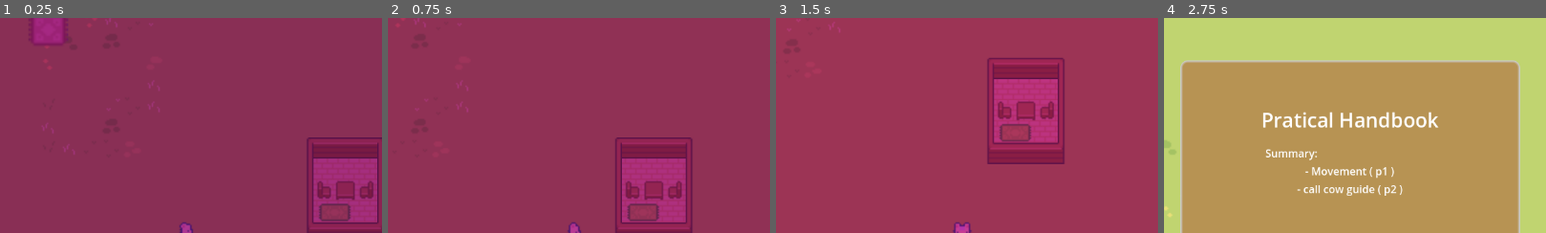
Above: before the commit, frames 1-4 (left to right).
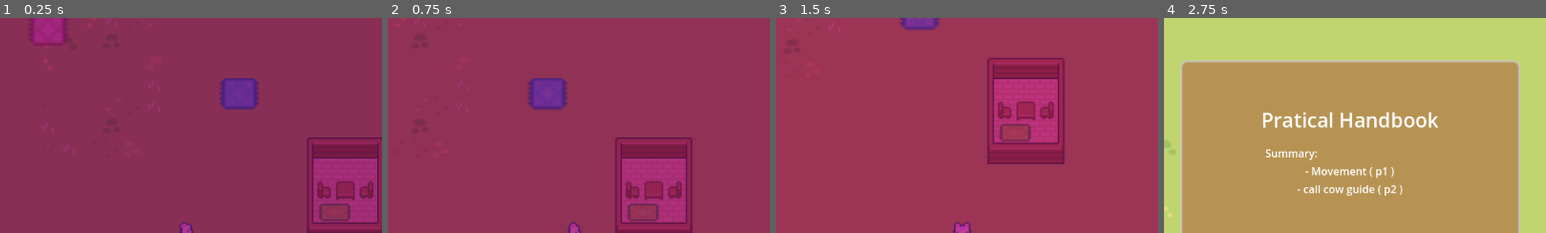
Above: after the commit, the same moments.

Repository: sentinelle28/cowherder
Game: Godot game, scene res://scene/scene_2d/gameplay_scene/gameplay_scene.tscn
Two runs of this game, one before a commit and one after it. Both use one fixed random seed, a clock stepped at 60 frames per second and the inputs below. This scene is started directly instead of the project's main scene.
Inputs:
- Up to frame 1 (0.25 s): no input
- Up to frame 2 (0.75 s): tap Enter at 0.5 s; hold Right (ui_right) from 0.53 s (still down); tap E (next_tool) at 0.6 s
- Up to frame 3 (1.5 s): tap Space at 1.25 s; release Right (ui_right) at 1.28 s; hold Down (ui_down) from 1.28 s (still down); tap Q (previous_tool) at 1.35 s
- Up to frame 4 (2.75 s): release Down (ui_down) at 2.03 s; hold Right (ui_right) from 2.03 s (still down); tap R (use_tool) at 2.1 s
The pictures show only the part of the screen within x 26-76%, y 0-50%; the shares and areas given below are measured in that part.

The runs differ from the first frame. In frame 1, 1.4% of the frame differs, in the area x 57-68%, y 28-43%; in frame 2, 1.4%, in the area x 36-47%, y 28-43%; in frame 3, 0.5%; in frame 4, nothing differs.
Error before the commit: Attempt to call function 'get_price' in base 'null instance' on a null instance. (res://component/shoprelated/stall/buying_stall.gd:4)

Commit message:
added selling

Diff:
--- a/autolaud/inventory/inventory.gd
+++ b/autolaud/inventory/inventory.gd
@@ -85,3 +85,9 @@
 
 func _buy(price:int)->void:
 	player_money -= price
+
+func get_variety_number()->int:
+	return len(MilkName)
+
+func get_milk_with_index(index:int)->String:
+	return MilkName[index]
--- /dev/null
+++ b/autolaud/shop_related/sell_inventory.gd
@@ -0,0 +1,54 @@
+extends CanvasLayer
+
+@export var milk_under:Texture2D
+@export var milk_over:Texture2D
+
+var last_cliked_item:int = 0
+var list_of_milk:Array[String] = ["Common"]
+
+
+func _process(_delta: float) -> void:
+	if Input.is_action_just_pressed("escape"):
+		_quit()
+
+
+func _on_actual_item_list_item_clicked(index: int, _at_position: Vector2, _mouse_button_index: int) -> void:
+	last_cliked_item = index
+
+func _sell()->void:
+	Inventory._sell(list_of_milk[last_cliked_item])
+
+func _add_new_milk(milk_name:String)->void:
+	list_of_milk.append(milk_name)
+	$Panel/background.add_item("",milk_under,false)
+	$Panel/actual_item_list.add_item(milk_name + " milk",milk_over)
+	$Panel/background.set_item_custom_bg_color(len(list_of_milk) - 1,Inventory.get_milk_color(milk_name))
+
+func _update()->void:
+	if Inventory.get_variety_number() != len(list_of_milk):
+		_update_milk()
+
+
+func _update_milk()->void:
+	for i:int in range(len(list_of_milk),Inventory.get_variety_number()):
+		_add_new_milk(Inventory.get_milk_with_index(i))
+
+func _quit()->void:
+	hide()
+	get_tree().paused = false
+	Daycycle._start()
+
+func _activate()->void:
+	show()
+	Daycycle._stop()
+	get_tree().paused = true
+	_update()
+
+
+
+func _on_sell_button_pressed() -> void:
+	_sell()
+	_update_milk_counter()
+
+func _update_milk_counter()->void:
+	$Panel/Panel/Milk_in.text = str(Inventory.get_amount_of_milk(list_of_milk[last_cliked_item]))
--- /dev/null
+++ b/autolaud/shop_related/sell_inventory.tscn
@@ -0,0 +1,113 @@
+[gd_scene load_steps=7 format=3 uid="uid://4ho2njmsbnt7"]
+
+[ext_resource type="Texture2D" uid="uid://6dni6ljuoxa1" path="res://asset/milk/milk_background.png" id="1_5ev4l"]
+[ext_resource type="Script" path="res://autolaud/shop_related/sell_inventory.gd" id="1_nfc8l"]
+[ext_resource type="Texture2D" uid="uid://bwdifoc5l0quk" path="res://asset/milk/milk_over.png" id="2_v04fl"]
+
+[sub_resource type="StyleBoxEmpty" id="StyleBoxEmpty_xyvcf"]
+
+[sub_resource type="StyleBoxEmpty" id="StyleBoxEmpty_017yn"]
+
+[sub_resource type="StyleBoxFlat" id="StyleBoxFlat_r8ps6"]
+bg_color = Color(0.6, 0.6, 0.6, 0)
+
+[node name="sell_inventory" type="CanvasLayer"]
+process_mode = 2
+visible = false
+script = ExtResource("1_nfc8l")
+milk_under = ExtResource("2_v04fl")
+milk_over = ExtResource("1_5ev4l")
+
+[node name="Panel" type="Panel" parent="."]
+anchors_preset = 8
+anchor_left = 0.5
+anchor_top = 0.5
+anchor_right = 0.5
+anchor_bottom = 0.5
+offset_left = -192.0
+offset_top = -260.0
+offset_right = 192.0
+offset_bottom = 192.0
+grow_horizontal = 2
+grow_vertical = 2
+size_flags_horizontal = 4
+
+[node name="sell_button" type="Button" parent="Panel"]
+layout_mode = 1
+anchors_preset = 5
+anchor_left = 0.5
+anchor_right = 0.5
+offset_left = -17.5
+offset_right = 17.5
+offset_bottom = 31.0
+grow_horizontal = 2
+text = "Sell"
+
+[node name="Panel" type="Panel" parent="Panel"]
+layout_mode = 0
+offset_left = 32.0
+offset_top = 16.0
+offset_right = 120.0
+offset_bottom = 56.0
+
+[node name="Milk_in" type="Label" parent="Panel/Panel"]
+layout_mode = 1
+anchors_preset = 8
+anchor_left = 0.5
+anchor_top = 0.5
+anchor_right = 0.5
+anchor_bottom = 0.5
+offset_left = -20.0
+offset_top = -11.5
+offset_right = 20.0
+offset_bottom = 11.5
+grow_horizontal = 2
+grow_vertical = 2
+text = "0"
+horizontal_alignment = 1
+
+[node name="background" type="ItemList" parent="Panel"]
+process_mode = 4
+show_behind_parent = true
+z_index = -1
+layout_mode = 1
+anchors_preset = 8
+anchor_left = 0.5
+anchor_top = 0.5
+anchor_right = 0.5
+anchor_bottom = 0.5
+offset_left = -168.0
+offset_top = -154.0
+offset_right = 168.0
+offset_bottom = 206.0
+grow_horizontal = 2
+grow_vertical = 2
+theme_override_styles/focus = SubResource("StyleBoxEmpty_xyvcf")
+theme_override_styles/panel = SubResource("StyleBoxEmpty_017yn")
+allow_search = false
+item_count = 1
+icon_scale = 2.0
+item_0/icon = ExtResource("2_v04fl")
+item_0/selectable = false
+
+[node name="actual_item_list" type="ItemList" parent="Panel"]
+layout_mode = 1
+anchors_preset = 8
+anchor_left = 0.5
+anchor_top = 0.5
+anchor_right = 0.5
+anchor_bottom = 0.5
+offset_left = -168.0
+offset_top = -154.0
+offset_right = 168.0
+offset_bottom = 206.0
+grow_horizontal = 2
+grow_vertical = 2
+theme_override_styles/panel = SubResource("StyleBoxFlat_r8ps6")
+item_count = 1
+icon_scale = 2.0
+item_0/text = "Common milk"
+item_0/icon = ExtResource("1_5ev4l")
+
+[connection signal="pressed" from="Panel/sell_button" to="." method="_on_sell_button_pressed"]
+[connection signal="item_clicked" from="Panel/actual_item_list" to="." method="_on_actual_item_list_item_clicked"]
--- a/autolaud/tool_inventory/tool_inventory.gd
+++ b/autolaud/tool_inventory/tool_inventory.gd
@@ -1,6 +1,7 @@
 extends CanvasLayer
 
 var current_tool:int = 0
+signal change_tool
 @onready var max_tool:int = len(texture_array)
 @export var texture_array:Array[Texture2D] = []
 func _ready() -> void:
@@ -19,6 +20,7 @@
 		_change_tool(-1)
 
 func _change_tool(value:int)->void:
+	emit_signal("change_tool")
 	current_tool += value
 	if current_tool < 0:
 		current_tool = max_tool - 1
--- a/component/shoprelated/stall/buying_stall.gd
+++ b/component/shoprelated/stall/buying_stall.gd
@@ -1,7 +1,8 @@
 extends StallBase
 
 func _ready() -> void:
-	$Label.text = str($stock.get_child(0).get_price())
+	if $stock.get_child_count() > 0:
+		$Label.text = str($stock.get_child(0).get_price())
 
 func _interaction_with_player()->void:
 	if player != null and has_stock():
--- a/component/shoprelated/stall/selling_stall.gd
+++ b/component/shoprelated/stall/selling_stall.gd
@@ -1,5 +1,12 @@
 extends StallBase
 
+func _ready() -> void:
+	ToolInventory.connect("change_tool",_change_mode)
 
 func _interaction_with_player()->void:
-	pass
+	if player != null:
+		SellInventory._activate()
+
+func _change_mode()->void:
+	if ToolInventory.get_current_tool() == 4:
+		$Label.visible = not $Label.visible
--- a/component/shoprelated/stall/selling_stall.tscn
+++ b/component/shoprelated/stall/selling_stall.tscn
@@ -7,9 +7,11 @@
 script = ExtResource("2_ekypb")
 
 [node name="Sprite2D" parent="." index="2"]
+z_index = -1
 frame = 56
 
 [node name="Label" parent="." index="3"]
+visible = false
 offset_left = -48.0
 offset_right = 59.0
 text = "Press R to sell"
--- a/project.godot
+++ b/project.godot
@@ -22,6 +22,7 @@
 Inventory="*res://autolaud/inventory/inventory.gd"
 ToolInventory="*res://autolaud/tool_inventory/tool_inventory.tscn"
 Handbook="*res://autolaud/handbook/handbook.tscn"
+SellInventory="*res://autolaud/shop_related/sell_inventory.tscn"
 
 [display]
 
--- a/scene/scene_2d/gameplay_scene/gameplay_scene.tscn
+++ b/scene/scene_2d/gameplay_scene/gameplay_scene.tscn
@@ -10,6 +10,7 @@
 [ext_resource type="PackedScene" uid="uid://dne0s8br054iq" path="res://component/cow_related/waypoint.tscn" id="5_vb5oo"]
 [ext_resource type="PackedScene" uid="uid://b06rnwgr66210" path="res://component/map_related/plant_layer.tscn" id="7_pytx7"]
 [ext_resource type="PackedScene" uid="uid://bx73ctemcsgl3" path="res://component/shoprelated/stall/buying_stall.tscn" id="10_rxlod"]
+[ext_resource type="PackedScene" uid="uid://c3skeg7a71xas" path="res://component/shoprelated/stall/selling_stall.tscn" id="11_oxwed"]
 
 [node name="gameplay_scene" type="Node2D"]
 
@@ -46,3 +47,6 @@
 
 [node name="buying_stall" parent="." instance=ExtResource("10_rxlod")]
 position = Vector2(488, 400)
+
+[node name="selling_stall" parent="." instance=ExtResource("11_oxwed")]
+position = Vector2(632, 448)
Not shown: 1 places in scene/scene_2d/gameplay_scene/gameplay_scene.tscn that only renumber resources
